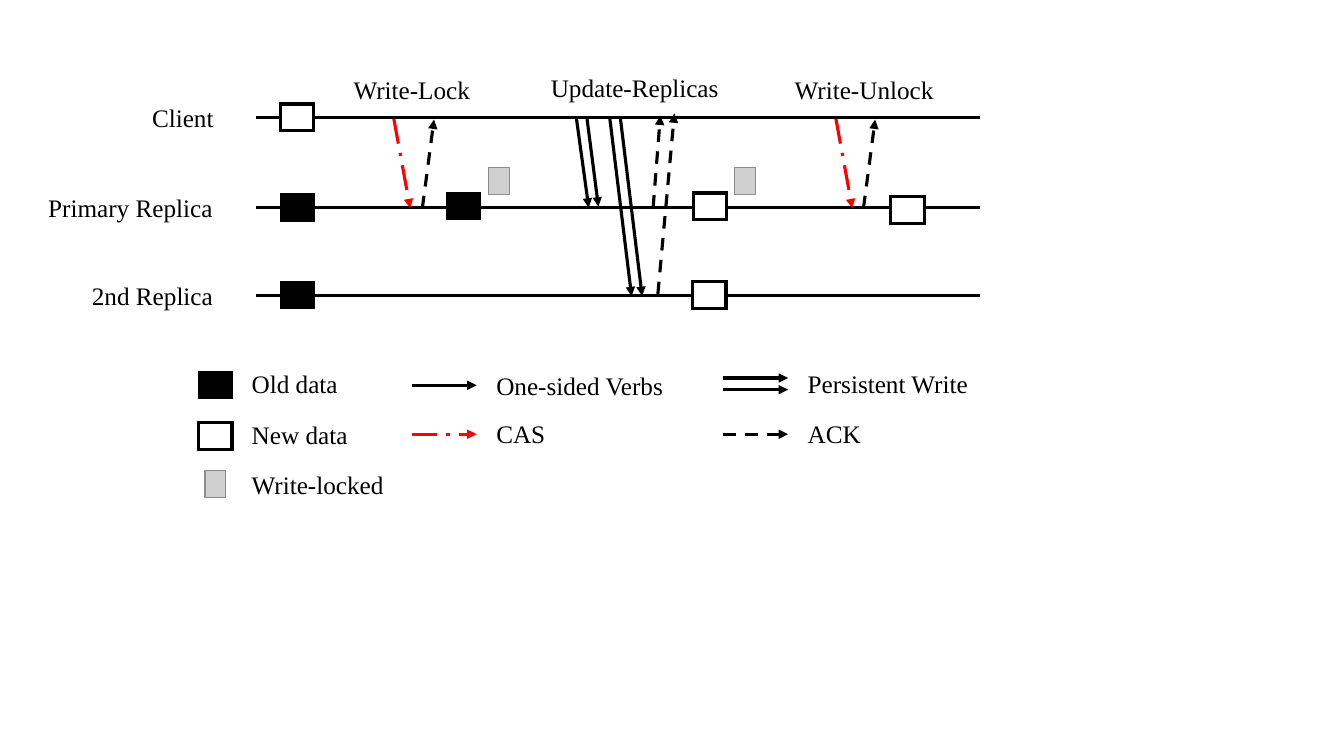
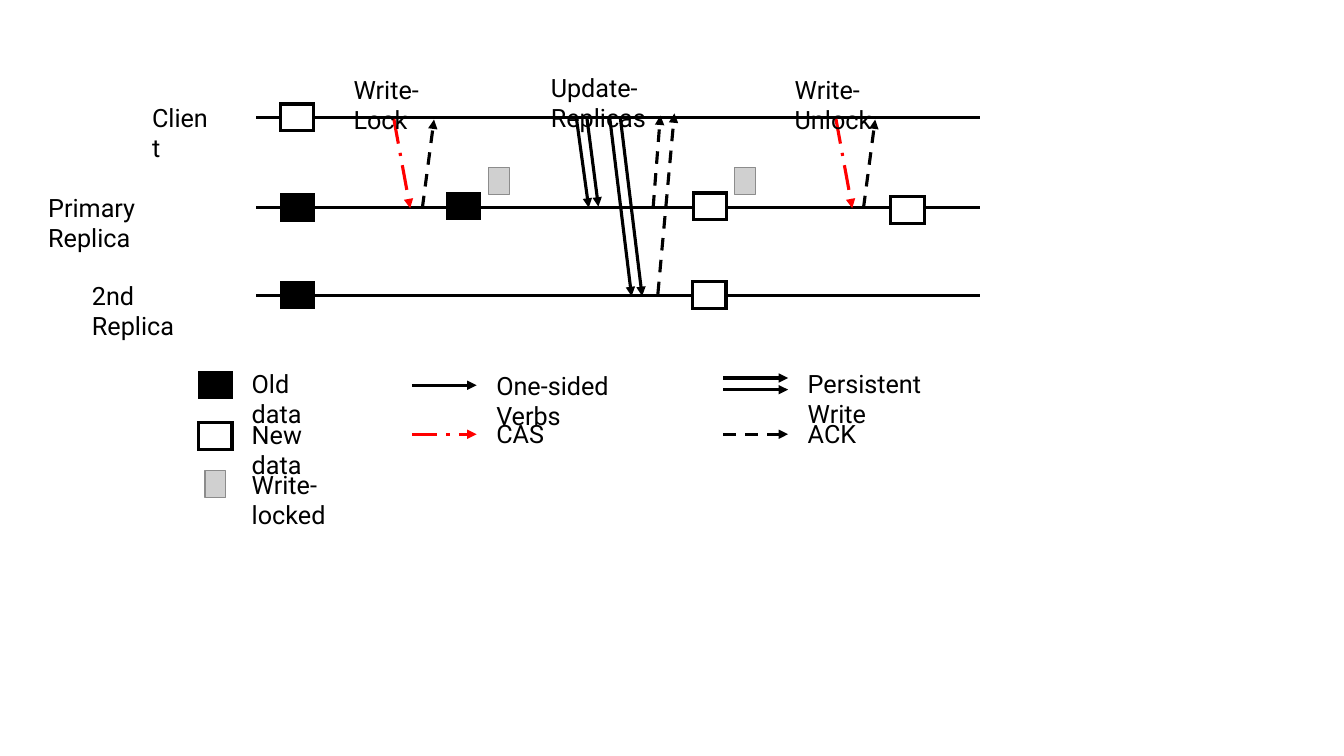
Before and after one commit to smdsbz/Gestalt, a slide deck: slide 9 of Documents/design/charts.pptx (slide 6 before the commit). Drawn at 1344x756 pixels with LibreOffice and Linux fonts; fonts in the diff are those of the drawing; grey boxes stand for pictures. Boxes give left, top, right and bottom in pixels: in the first picture for what was removed or moved away, otherwise in the second. Text is boxed around its words. In the diff, an @@ line names an element or a change of style, - is before the commit and + after.

```diff
--- a/Documents/design/charts.pptx
+++ b/Documents/design/charts.pptx
@@ font Times New Roman to Roboto in 13 elements at <box>142,98,225,138</box>, <box>48,199,135,252</box>, <box>92,286,174,340</box>, <box>354,81,419,135</box>, <box>551,78,646,133</box>, <box>795,81,872,135</box>, <box>496,421,544,444</box>, <box>496,376,608,431</box>, <box>808,375,921,429</box>, <box>252,374,302,429</box>, <box>252,421,302,480</box>, <box>808,421,856,444</box>, <box>252,471,326,525</box> @@
```
Also in this commit, not shown: 2 other slides changed, 3 slides added.
